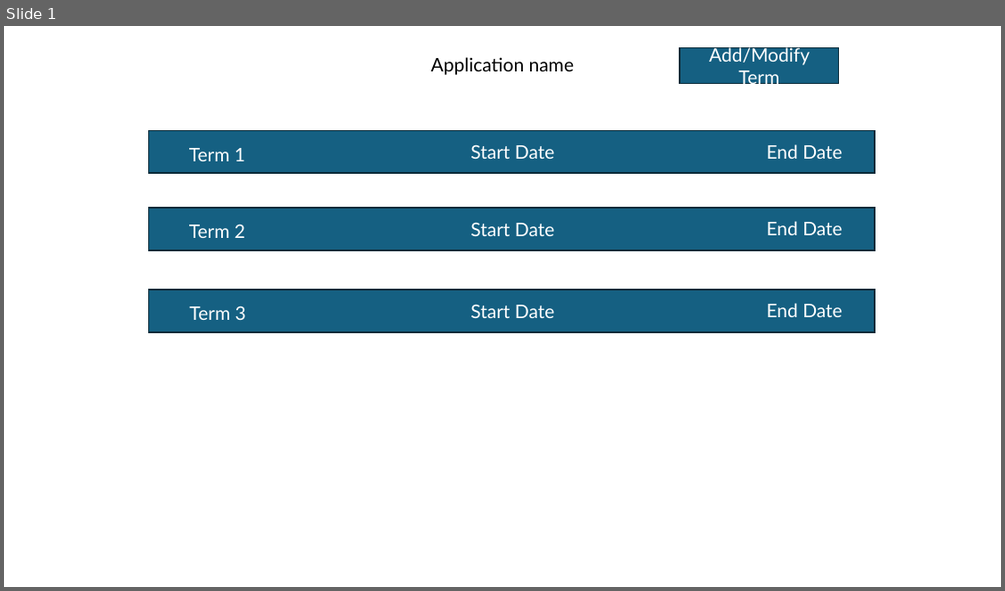
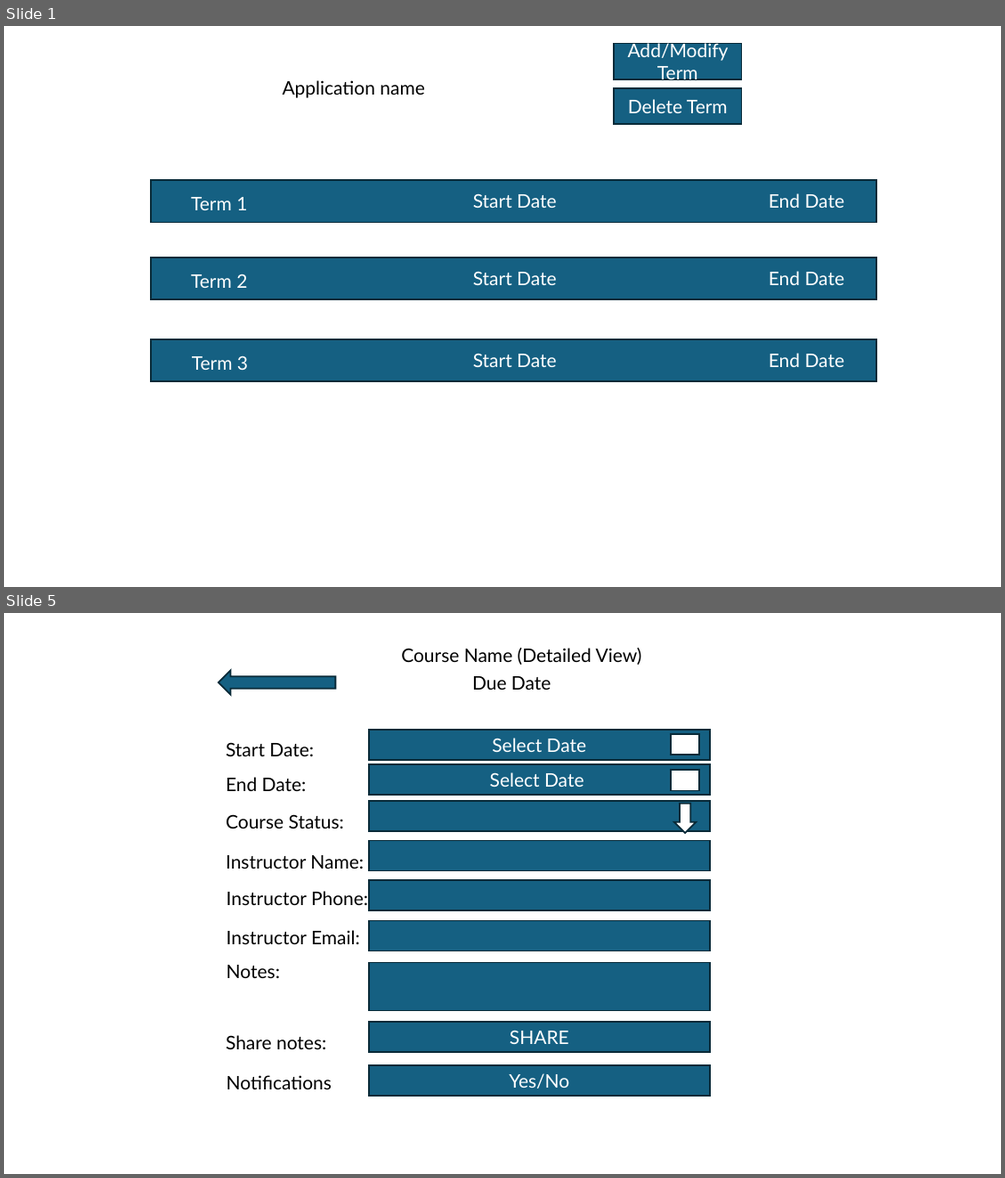
Before and after one commit to rpotesmangra11/C971-Mobile-App-Development, a slide deck: b1.pptx. Shown one above the other, each under a label of ours: slide 1 before the commit, slides 1 and 5 after it; the slides between them are not shown. The pictures are 1005x591 and 1005x1178 pixels, drawn with LibreOffice and Linux fonts; fonts in the diff are those of the drawing. Boxes give left, top, right and bottom in pixels: in the first picture for what was removed or moved away, otherwise in the second. Text is boxed around its words. In the diff, an @@ line names an element or a change of style, - is before the commit and + after.

Commit message:
updated B1 modify/delete term

```diff
--- a/b1.pptx
+++ b/b1.pptx
@@ slide 5 added at [4,613,1001,1174], background #FFFFFF @@
@@ text added at [401,648,642,665], 18 pt, text #000000 @@
+Course Name (Detailed View)
@@ right arrow added at [218,670,336,695], fill #156082, outline #092A39 1.5 pt @@
@@ text added at [472,676,551,690], 18 pt, text #000000 @@
+Due Date
@@ text added at [226,742,314,756], 18 pt, text #000000 @@
+Start Date:
@@ rectangle added at [369,730,710,760], fill #156082, outline #092A39 1.5 pt, 18 pt, text #FFFFFF @@
+Select Date
@@ rectangle added at [671,734,699,755], fill #FFFFFF, outline #092A39 1.5 pt @@
@@ rectangle added at [369,764,710,794], fill #156082, outline #092A39 1.5 pt, 18 pt, text #FFFFFF @@
+Select Date
@@ rectangle added at [671,770,699,791], fill #FFFFFF, outline #092A39 1.5 pt @@
@@ text added at [226,777,307,791], 18 pt, text #000000 @@
+End Date:
@@ text added at [226,814,344,828], 18 pt, text #000000 @@
+Course Status:
@@ rectangle added at [369,801,710,831], fill #156082, outline #092A39 1.5 pt @@
@@ down arrow added at [674,803,696,834], fill #FFFFFF, outline #092A39 1.5 pt @@
@@ rectangle added at [369,840,710,870], fill #156082, outline #092A39 1.5 pt @@
@@ text added at [226,855,364,868], 18 pt, text #000000 @@
+Instructor Name:
@@ text added at [226,891,368,905], 18 pt, text #000000 @@
+Instructor Phone:
@@ rectangle added at [369,880,710,910], fill #156082, outline #092A39 1.5 pt @@
@@ text added at [226,930,360,944], 18 pt, text #000000 @@
+Instructor Email:
@@ rectangle added at [369,920,710,950], fill #156082, outline #092A39 1.5 pt @@
@@ text added at [226,965,280,978], 18 pt, text #000000 @@
+Notes:
@@ rectangle added at [369,962,710,1010], fill #156082, outline #092A39 1.5 pt @@
@@ text added at [226,1035,326,1049], 18 pt, text #000000 @@
+Share notes:
@@ rectangle added at [369,1022,710,1051], fill #156082, outline #092A39 1.5 pt, 18 pt, text #FFFFFF @@
+SHARE
@@ rectangle added at [369,1065,710,1095], fill #156082, outline #092A39 1.5 pt, 18 pt, text #FFFFFF @@
+Yes/No
@@ text added at [226,1075,332,1089], 18 pt, text #000000 @@
+Notifications
@@ slide 1 changed as well @@
@@ rectangle "Add/Modify Term": place and size @@
-rectangle "Add/Modify Term" at [680,47,839,84]
+rectangle "Add/Modify Term" at [615,43,742,79]
@@ text "Application name": place and size @@
-text "Application name" at [431,57,574,75]
+text "Application name" at [283,80,424,98]
@@ rectangle added at [615,88,742,123], fill #156082, outline #092A39 1.5 pt, 18 pt, text #FFFFFF @@
+Delete Term
@@ 3 rectangles: place and size @@
-3 rectangles at [148,131,874,332]
+3 rectangles at [151,180,877,382]
@@ 9 texts: place and size @@
-9 texts at [189,144,842,320]
+9 texts at [191,193,845,370]
```
Also in this commit, not shown: 6 other slides added.
